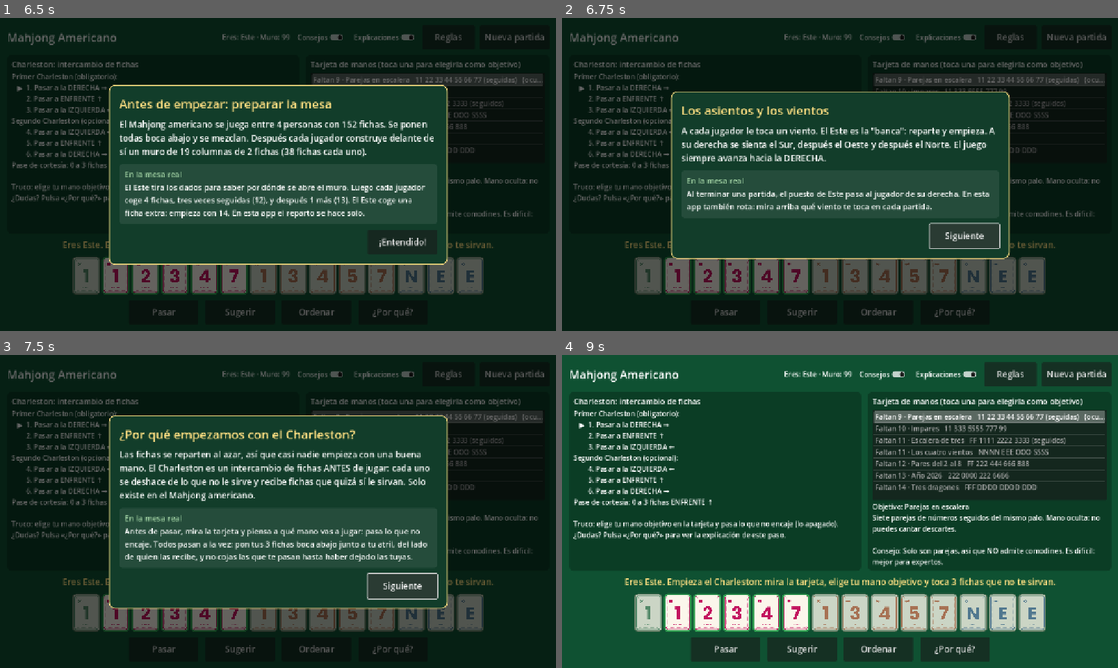
Above: before the commit, frames 1-4 (two rows, left to right).
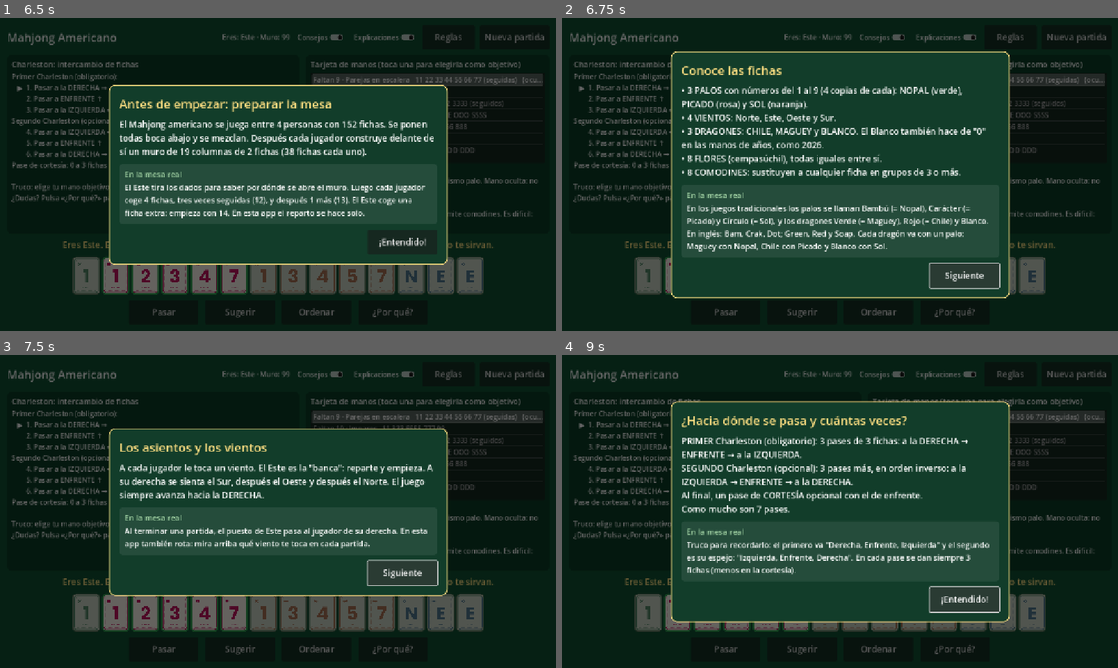
Above: after the commit, the same moments.

Repository: frv24/chatgpt
Game: Godot game, scene res://scenes/main.tscn
Same seed, same stepped clock (60 frames per second), same inputs: the game is played once before the commit and once after it.
Inputs:
- Up to frame 1 (6.5 s): click "Nueva partida" at 0.5 s; click "Consejos" at 1.25 s; click "Explicaciones" at 2 s; click "Reglas" at 2.75 s; click "Pasar" at 3.5 s; click "Sugerir" at 4.25 s; click "Ordenar" at 5 s; click "¿Por qué?" at 5.75 s
- Up to frame 2 (6.75 s): click "¡Entendido!" at 6.5 s
- Up to frame 3 (7.5 s): click "Siguiente" at 7.25 s
- Up to frame 4 (9 s): click "Siguiente" at 8 s; click "¡Entendido!" (after the commit: "Siguiente") at 8.75 s

Frame 1 is identical in both runs. In frame 2, 22% of the frame differs, in the area x 19-81%, y 10-90%; in frame 3, 11%; in frame 4, 76%, in the area x 0-100%, y 0-100%.

Commit message:
Usar los diseños propios de las fichas y sus nombres
- Importar las 43 imágenes de assets/fichas (archivos .import de Godot)
- Nombres en pantalla según el diseño: Nopal, Picado, Sol, Chile, Maguey,
  Blanco y Cempasúchil
- Nueva lección «Conoce las fichas» con la equivalencia a los nombres
  clásicos para jugar en una mesa real
- Actualizar colores de respaldo, textos de la tarjeta, lecciones y LEEME

Co-Authored-By: Claude Opus 5.5 <noreply@anthropic.com>
Claude-Session: https://claude.ai/code/session_019XP3cz5zhzQhtRmPdSwHWZ

Diff:
--- a/scripts/logica/ficha.gd
+++ b/scripts/logica/ficha.gd
@@ -11,14 +11,19 @@
 
 enum Tipo { NUMERO, VIENTO, DRAGON, FLOR, COMODIN }
 
-# Palos numéricos. Cada palo tiene un dragón "hermano":
-# bambúes -> verde, caracteres -> rojo, círculos -> blanco.
+# Palos numéricos. En el código usamos las claves clásicas ("bam", "car", "cir"),
+# pero en pantalla se muestran los nombres del diseño de las fichas:
+#   bam (bambú)    -> Nopal
+#   car (carácter) -> Picado
+#   cir (círculo)  -> Sol
+# Cada palo tiene un dragón "hermano": Nopal -> Maguey (verde),
+# Picado -> Chile (rojo), Sol -> Blanco.
 const PALOS := ["bam", "car", "cir"]
 const DRAGON_DEL_PALO := {"bam": "V", "car": "R", "cir": "B"}
 
-const NOMBRE_PALO := {"bam": "Bambú", "car": "Carácter", "cir": "Círculo"}
+const NOMBRE_PALO := {"bam": "Nopal", "car": "Picado", "cir": "Sol"}
 const NOMBRE_VIENTO := {"N": "Norte", "E": "Este", "O": "Oeste", "S": "Sur"}
-const NOMBRE_DRAGON := {"R": "Dragón rojo", "V": "Dragón verde", "B": "Dragón blanco"}
+const NOMBRE_DRAGON := {"R": "Chile", "V": "Maguey", "B": "Blanco"}
 
 var tipo: Tipo
 ## Para NUMERO: "bam", "car" o "cir". Para VIENTO: "N", "E", "O" o "S".
@@ -69,7 +74,7 @@
 		Tipo.DRAGON:
 			return NOMBRE_DRAGON[palo]
 		Tipo.FLOR:
-			return "Flor"
+			return "Cempasúchil"
 		_:
 			return "Comodín"
 
--- a/scripts/logica/lecciones.gd
+++ b/scripts/logica/lecciones.gd
@@ -12,7 +12,7 @@
 
 ## Orden en el que aparecen en el botón «Reglas».
 const ORDEN := [
-	"preparar_mesa", "asientos",
+	"preparar_mesa", "las_fichas", "asientos",
 	"charleston", "charleston_direcciones", "comodines_charleston",
 	"ultimo_pase", "segundo_charleston", "cortesia",
 	"turnos", "descartes_rivales",
@@ -25,6 +25,11 @@
 		"titulo": "Antes de empezar: preparar la mesa",
 		"texto": "El Mahjong americano se juega entre 4 personas con 152 fichas. Se ponen todas boca abajo y se mezclan. Después cada jugador construye delante de sí un muro de 19 columnas de 2 fichas (38 fichas cada uno).",
 		"mesa": "El Este tira los dados para saber por dónde se abre el muro. Luego cada jugador coge 4 fichas, tres veces seguidas (12), y después 1 más (13). El Este coge una ficha extra: empieza con 14. En esta app el reparto se hace solo.",
+	},
+	"las_fichas": {
+		"titulo": "Conoce las fichas",
+		"texto": "• 3 PALOS con números del 1 al 9 (4 copias de cada): NOPAL (verde), PICADO (rosa) y SOL (naranja).\n• 4 VIENTOS: Norte, Este, Oeste y Sur.\n• 3 DRAGONES: CHILE, MAGUEY y BLANCO. El Blanco también hace de \"0\" en las manos de años, como 2026.\n• 8 FLORES (cempasúchil), todas iguales entre sí.\n• 8 COMODINES: sustituyen a cualquier ficha en grupos de 3 o más.",
+		"mesa": "En los juegos tradicionales los palos se llaman Bambú (= Nopal), Carácter (= Picado) y Círculo (= Sol), y los dragones Verde (= Maguey), Rojo (= Chile) y Blanco. En inglés: Bam, Crak, Dot; Green, Red y Soap. Cada dragón va con un palo: Maguey con Nopal, Chile con Picado y Blanco con Sol.",
 	},
 	"asientos": {
 		"titulo": "Los asientos y los vientos",
@@ -64,11 +69,11 @@
 	"turnos": {
 		"titulo": "Empieza el juego: los turnos",
 		"texto": "El Este empieza: como tiene 14 fichas, descarta una sin robar. Después el turno pasa a la DERECHA. En tu turno: 1) robas una ficha del muro; 2) si tus 14 fichas forman una mano de la tarjeta, ¡Mahjong!; 3) si no, descartas una y vuelves a 13.",
-		"mesa": "Al descartar, di en voz alta el nombre de la ficha (\"¡5 bambú!\") y déjala boca arriba en el centro de la mesa. Así todos saben qué se ha tirado.",
+		"mesa": "Al descartar, di en voz alta el nombre de la ficha (\"¡5 de Sol!\") y déjala boca arriba en el centro de la mesa. Así todos saben qué se ha tirado.",
 	},
 	"descartes_rivales": {
 		"titulo": "Fíjate en los descartes de los demás",
-		"texto": "Los descartes dan pistas. Si alguien tira muchos bambúes, seguramente no juega a bambúes. Y si un rival no tira nunca dragones, quizá los esté juntando: ten cuidado al descartarlos tú.",
+		"texto": "Los descartes dan pistas. Si alguien tira muchos Nopales, seguramente no juega a Nopal. Y si un rival no tira nunca dragones (Chile, Maguey, Blanco), quizá los esté juntando: ten cuidado al descartarlos tú.",
 		"mesa": "Pronto podrás \"cantar\" un descarte: coger la ficha que otro acaba de tirar para completar un grupo tuyo.",
 	},
 	"cantar": {
--- a/scripts/logica/tarjeta.gd
+++ b/scripts/logica/tarjeta.gd
@@ -98,8 +98,8 @@
 		{
 			"nombre": "Año 2026",
 			"patron": "222 0000 222 6666",
-			"explicacion": "Pungs de 2 en dos palos distintos, kong de dragón blanco (hace de 0) y kong de 6 en el tercer palo.",
-			"consejo": "El dragón blanco hace de cero. Cada grupo de números va en un palo diferente.",
+			"explicacion": "Pungs de 2 en dos palos distintos, kong de Blanco (hace de 0) y kong de 6 en el tercer palo.",
+			"consejo": "El Blanco hace de cero. Cada grupo de números va en un palo diferente.",
 			"oculta": false,
 			"puntos": 25,
 			"grupos": [num(3, "A", 2), dragon(4, "B"), num(3, "B", 2), num(4, "C", 6)],
@@ -119,7 +119,7 @@
 		{
 			"nombre": "Tres dragones",
 			"patron": "FFF DDDD DDDD DDD",
-			"explicacion": "Tres flores y los tres dragones: dos kongs y un pung.",
+			"explicacion": "Tres flores (cempasúchil) y los tres dragones (Chile, Maguey y Blanco): dos kongs y un pung.",
 			"consejo": "Los dragones y las flores suelen descartarse pronto: ¡estate atento para cantarlos!",
 			"oculta": false,
 			"puntos": 30,
--- a/scripts/ui/ficha_visual.gd
+++ b/scripts/ui/ficha_visual.gd
@@ -14,11 +14,11 @@
 
 # Color del texto según el tipo de ficha.
 const COLOR_PALO := {
-	"bam": Color("1b7a3a"),  # bambúes en verde
-	"car": Color("b3261e"),  # caracteres en rojo
-	"cir": Color("1f4fa3"),  # círculos en azul
+	"bam": Color("1f6b3f"),  # Nopal en verde
+	"car": Color("c2185b"),  # Picado en rosa mexicano
+	"cir": Color("b5441f"),  # Sol en naranja
 }
-const SIMBOLO_PALO := {"bam": "Bam", "car": "Car", "cir": "Cír"}
+const SIMBOLO_PALO := {"bam": "Nopal", "car": "Picado", "cir": "Sol"}
 
 var ficha: Ficha
 var seleccionada := false:
@@ -107,8 +107,8 @@
 			_etiqueta_pequena.text = "Viento"
 		Ficha.Tipo.DRAGON:
 			_etiqueta_grande.text = "D"
-			_etiqueta_pequena.text = {"R": "Rojo", "V": "Verde", "B": "Blanco"}[ficha.palo]
-			color = {"R": COLOR_PALO["car"], "V": COLOR_PALO["bam"], "B": COLOR_PALO["cir"]}[ficha.palo]
+			_etiqueta_pequena.text = Ficha.NOMBRE_DRAGON[ficha.palo]
+			color = {"R": Color("b3261e"), "V": COLOR_PALO["bam"], "B": Color("1f4fa3")}[ficha.palo]
 		Ficha.Tipo.FLOR:
 			_etiqueta_grande.text = "✿"
 			_etiqueta_pequena.text = "Flor"
--- a/scripts/ui/main.gd
+++ b/scripts/ui/main.gd
@@ -101,7 +101,7 @@
 	fase = Fase.CHARLESTON
 	_mostrar_mensaje("Eres %s. Empieza el Charleston: mira la tarjeta, elige tu mano objetivo y toca 3 fichas que no te sirvan." % partida.viento(0))
 	_refrescar()
-	for clave in ["preparar_mesa", "asientos", "charleston", "charleston_direcciones"]:
+	for clave in ["preparar_mesa", "las_fichas", "asientos", "charleston", "charleston_direcciones"]:
 		mostrar_leccion(clave)
 
 
--- a/tests/test_logica.gd
+++ b/tests/test_logica.gd
@@ -79,7 +79,7 @@
 	var c := Validador.contar(mazo.fichas)
 	comprobar(c["comodines"] == 8, "hay 8 comodines")
 	comprobar(c["conteo"]["flor"] == 8, "hay 8 flores")
-	comprobar(c["conteo"]["bam5"] == 4, "hay 4 copias de bambú 5")
+	comprobar(c["conteo"]["bam5"] == 4, "hay 4 copias de Nopal 5")
 	comprobar(c["conteo"]["dB"] == 4, "hay 4 dragones blancos")
 	var ids := {}
 	for f in mazo.fichas:
Not shown, added: assets/fichas/bam1.png.import
Not shown, added: assets/fichas/bam2.png.import
Not shown, added: assets/fichas/bam3.png.import
Not shown, added: assets/fichas/bam4.png.import
Not shown, added: assets/fichas/bam5.png.import
Not shown, added: assets/fichas/bam6.png.import
Not shown, added: assets/fichas/bam7.png.import
Not shown, added: assets/fichas/bam8.png.import
Not shown, added: assets/fichas/bam9.png.import
Not shown, added: assets/fichas/car1.png.import
Not shown, added: assets/fichas/car2.png.import
Not shown, added: assets/fichas/car3.png.import
(and 27 more such lines)
